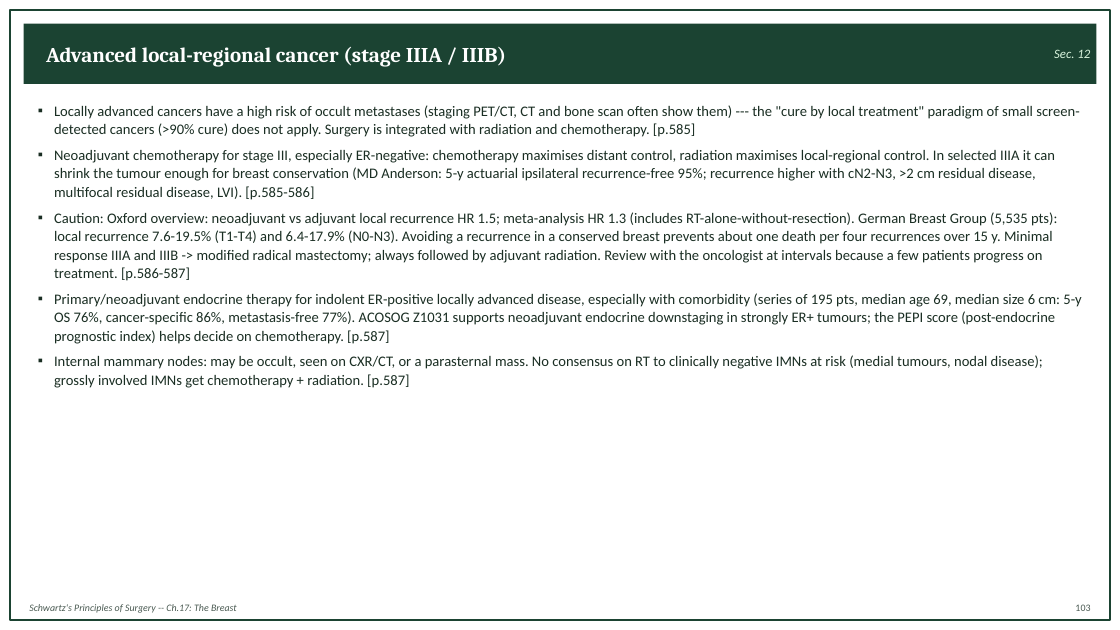
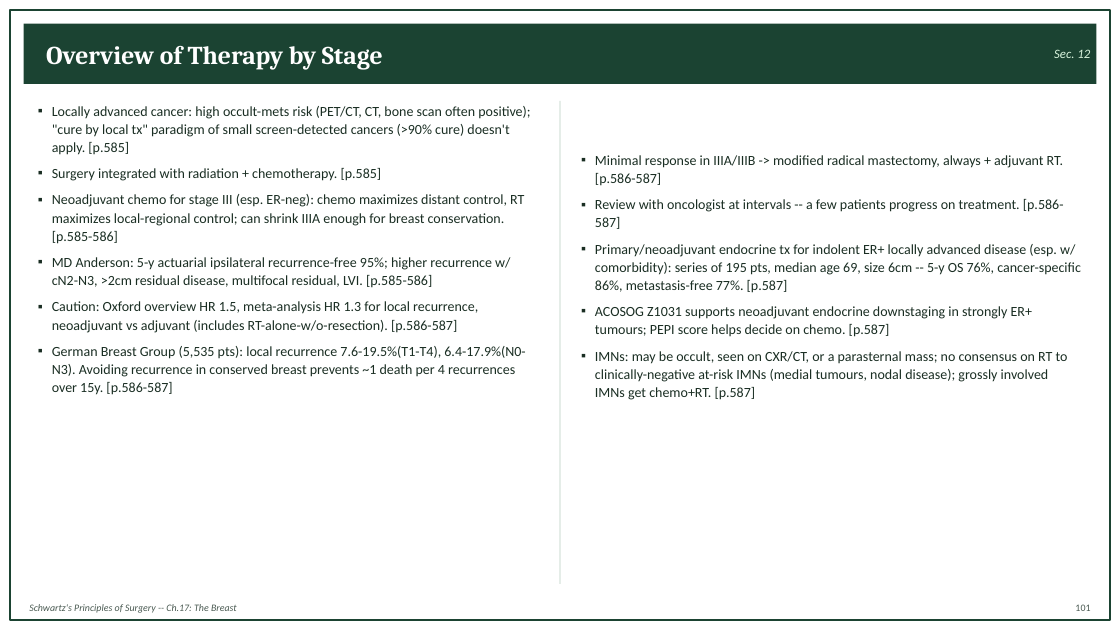
Before and after one commit to Muluamlak/Phone, a slide deck: slide 113 of Schwartz_Ch17_The_Breast_StudyNotes.pptx (slide 115 before the commit). Drawn at 1120x630 pixels with LibreOffice and Linux fonts; fonts in the diff are those of the drawing. Boxes give left, top, right and bottom in pixels: in the first picture for what was removed or moved away, otherwise in the second. Text is boxed around its words. In the diff, an @@ line names an element or a change of style, - is before the commit and + after.

```diff
--- a/Schwartz_Ch17_The_Breast_StudyNotes.pptx
+++ b/Schwartz_Ch17_The_Breast_StudyNotes.pptx
@@ text at [46,46,383,69]: text changed; size 18 to 22 pt @@
-Advanced local-regional cancer (stage IIIA / IIIB)
+Overview of Therapy by Stage
@@ text at [52,106,530,395]: text changed; size 12.5 to 12 pt @@
-▪ Locally advanced cancers have a high risk of occult metastases (staging PET/CT, CT and bone scan often show them) --- the "cure by local treatment" paradigm of small screen-detected cancers (>90% cure) does not apply. Surgery is integrated with radiation and chemotherapy. [p.585]
-▪ Neoadjuvant chemotherapy for stage III, especially ER-negative: chemotherapy maximises distant control, radiation maximises local-regional control. In selected IIIA it can shrink the tumour enough for breast conservation (MD Anderson: 5-y actuarial ipsilateral recurrence-free 95%; recurrence higher with cN2-N3, >2 cm residual disease, multifocal residual disease, LVI). [p.585-586]
-▪ Caution: Oxford overview: neoadjuvant vs adjuvant local recurrence HR 1.5; meta-analysis HR 1.3 (includes RT-alone-without-resection). German Breast Group (5,535 pts): local recurrence 7.6-19.5% (T1-T4) and 6.4-17.9% (N0-N3). Avoiding a recurrence in a conserved breast prevents about one death per four recurrences over 15 y. Minimal response IIIA and IIIB -> modified radical mastectomy; always followed by adjuvant radiation. Review with the oncologist at intervals because a few patients progress on treatment. [p.586-587]
-▪ Primary/neoadjuvant endocrine therapy for indolent ER-positive locally advanced disease, especially with comorbidity (series of 195 pts, median age 69, median size 6 cm: 5-y OS 76%, cancer-specific 86%, metastasis-free 77%). ACOSOG Z1031 supports neoadjuvant endocrine downstaging in strongly ER+ tumours; the PEPI score (post-endocrine prognostic index) helps decide on chemotherapy. [p.587]
-▪ Internal mammary nodes: may be occult, seen on CXR/CT, or a parasternal mass. No consensus on RT to clinically negative IMNs at risk (medial tumours, nodal disease); grossly involved IMNs get chemotherapy + radiation. [p.587]
+▪ Locally advanced cancer: high occult-mets risk (PET/CT, CT, bone scan often positive); "cure by local tx" paradigm of small screen-detected cancers (>90% cure) doesn't apply. [p.585]
+▪ Surgery integrated with radiation + chemotherapy. [p.585]
+▪ Neoadjuvant chemo for stage III (esp. ER-neg): chemo maximizes distant control, RT maximizes local-regional control; can shrink IIIA enough for breast conservation. [p.585-586]
+▪ MD Anderson: 5-y actuarial ipsilateral recurrence-free 95%; higher recurrence w/ cN2-N3, >2cm residual disease, multifocal residual, LVI. [p.585-586]
+▪ Caution: Oxford overview HR 1.5, meta-analysis HR 1.3 for local recurrence, neoadjuvant vs adjuvant (includes RT-alone-w/o-resection). [p.586-587]
+▪ German Breast Group (5,535 pts): local recurrence 7.6-19.5%(T1-T4), 6.4-17.9%(N0-N3). Avoiding recurrence in conserved breast prevents ~1 death per 4 recurrences over 15y. [p.586-587]
@@ line added from (560, 101) to (560, 584), #B7CCC0 0.75 pt @@
@@ text added at [595,155,1081,400], 12 pt, text #1A2E23 @@
+▪ Minimal response in IIIA/IIIB -> modified radical mastectomy, always + adjuvant RT. [p.586-587]
+▪ Review with oncologist at intervals -- a few patients progress on treatment. [p.586-587]
+▪ Primary/neoadjuvant endocrine tx for indolent ER+ locally advanced disease (esp. w/ comorbidity): series of 195 pts, median age 69, size 6cm -- 5-y OS 76%, cancer-specific 86%, metastasis-free 77%. [p.587]
+▪ ACOSOG Z1031 supports neoadjuvant endocrine downstaging in strongly ER+ tumours; PEPI score helps decide on chemo. [p.587]
+▪ IMNs: may be occult, seen on CXR/CT, or a parasternal mass; no consensus on RT to clinically-negative at-risk IMNs (medial tumours, nodal disease); grossly involved IMNs get chemo+RT. [p.587]
```
Also in this commit, not shown: 132 other slides changed, 9 slides added, 11 slides removed.
